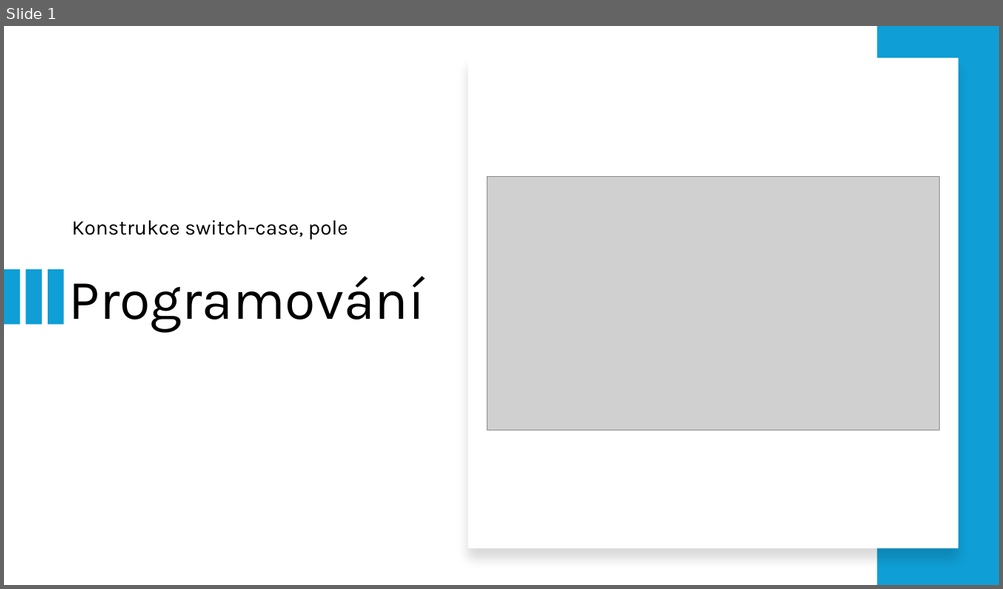
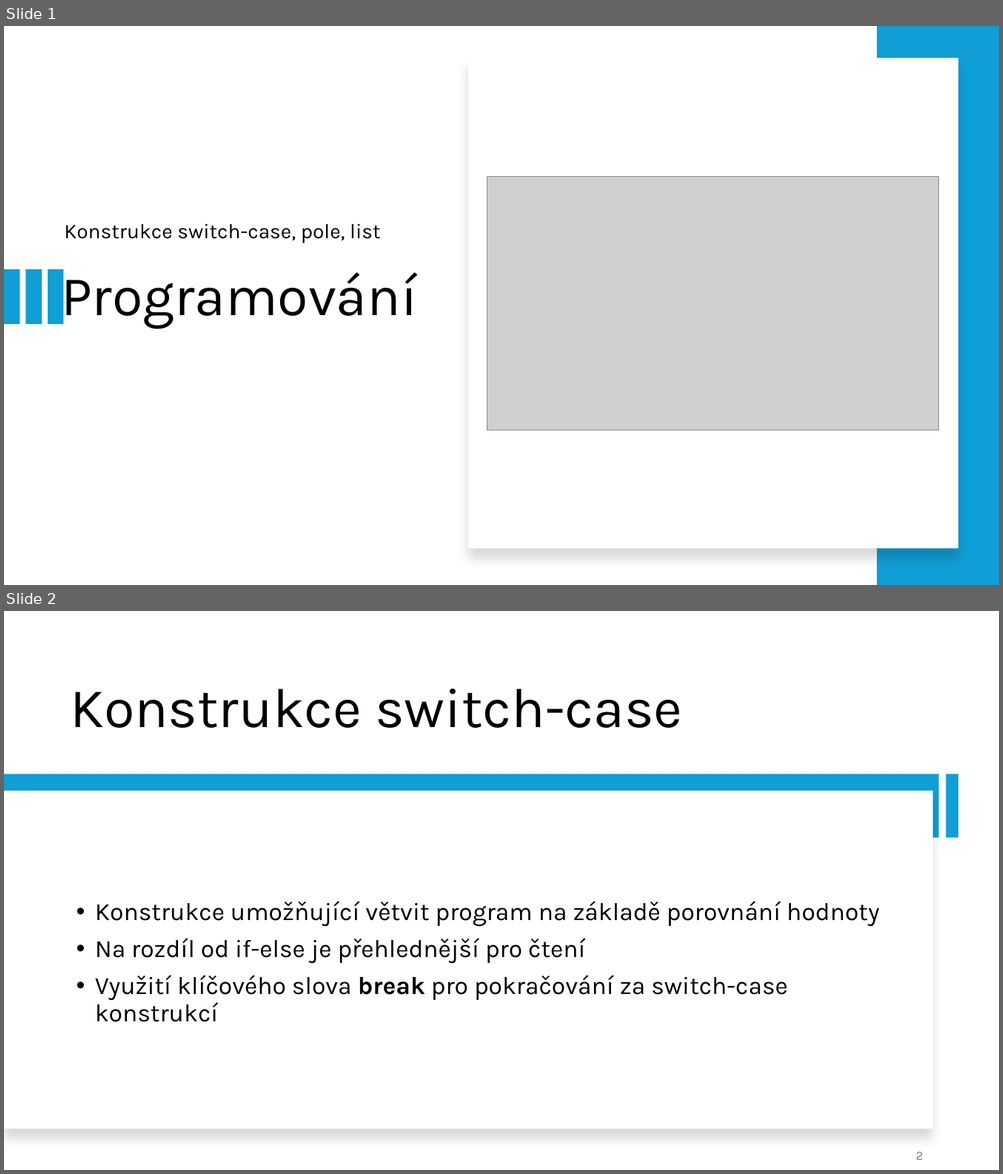
Before and after one commit to dawissl/hradebni, a slide deck: Prezentace/1. ročník/PGM_07_pole_switch_case.pptx. Shown one above the other, each under a label of ours: slide 1 before the commit, slides 1 and 2 after it. The pictures are 1003x589 and 1003x1174 pixels, drawn with LibreOffice and Linux fonts; fonts in the diff are those of the drawing; grey boxes stand for pictures. Boxes give left, top, right and bottom in pixels: in the first picture for what was removed or moved away, otherwise in the second. Text is boxed around its words. In the diff, an @@ line names an element or a change of style, - is before the commit and + after.

```diff
--- a/Prezentace/1. ročník/PGM_07_pole_switch_case.pptx
+++ b/Prezentace/1. ročník/PGM_07_pole_switch_case.pptx
@@ slide 2 added at (x1=4, y1=611, x2=999, y2=1170), background #FFFFFF @@
@@ title added at (x1=70, y1=689, x2=682, y2=728), 54 pt, text #000000 @@
+Konstrukce switch-case
@@ rectangle added at (x1=4, y1=775, x2=939, y2=838), fill #0F9ED5 @@
@@ rectangle added at (x1=945, y1=775, x2=959, y2=838), fill #0F9ED5 @@
@@ rectangle added at (x1=4, y1=791, x2=933, y2=1130), fill #FFFFFF @@
@@ text added at (x1=95, y1=901, x2=879, y2=1022), 24 pt, text #000000 @@
+• Konstrukce umožňující větvit program na základě porovnání hodnoty
+• Na rozdíl od if-else je přehlednější pro čtení
+• Využití klíčového slova break pro pokračování za switch-case konstrukcí
@@ page number added at (x1=916, y1=1152, x2=923, y2=1160), 12 pt, text #787878 @@
+2
@@ slide 1 changed as well @@
@@ subtitle at (x1=64, y1=224, x2=380, y2=244): text changed @@
-Konstrukce switch-case, pole
+Konstrukce switch-case, pole, list
@@ title "Programování" rewrapped from (x1=68, y1=276, x2=424, y2=333) to (x1=61, y1=269, x2=417, y2=329) @@
```
Also in this commit, not shown: 5 other slides added, 7 other files.
